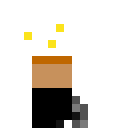
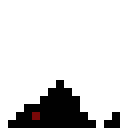
Layered file, before and after one edit (128 x 128). Changes by layer:
painted on "Black Knight" over [8,24,120,128]
